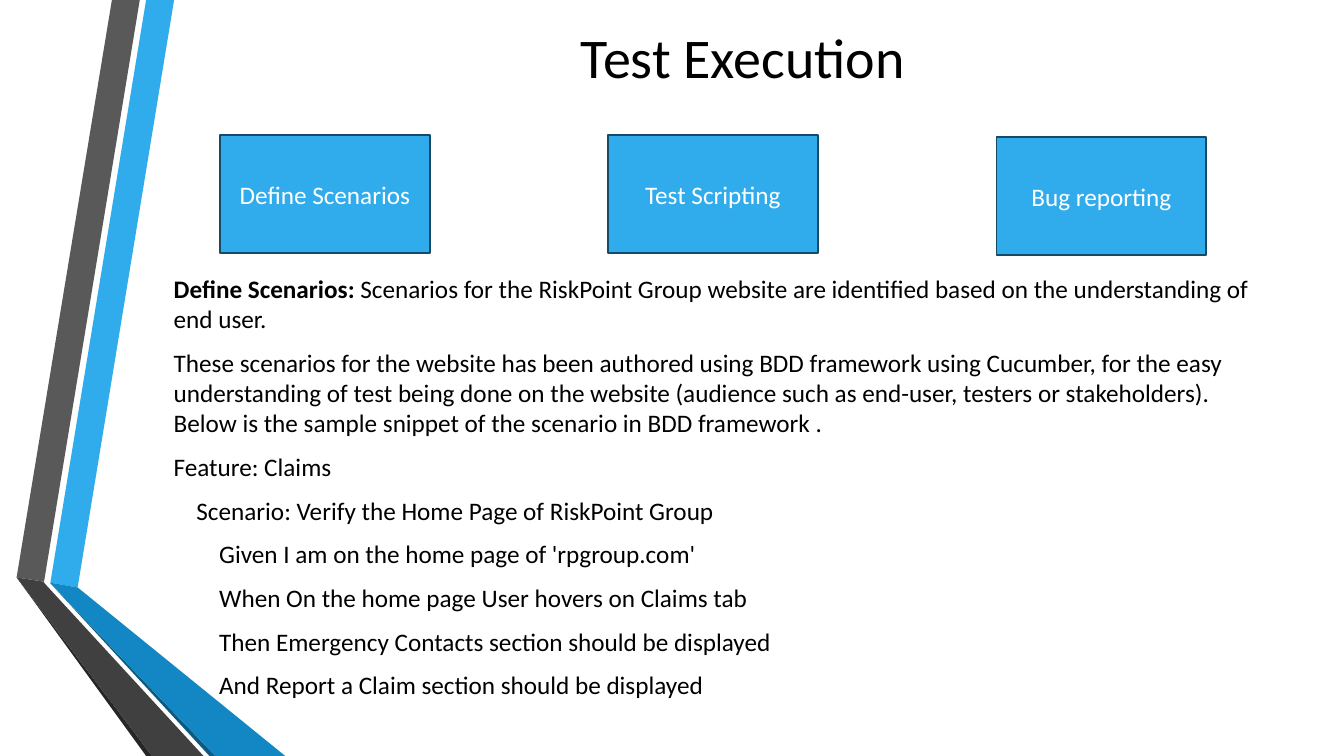
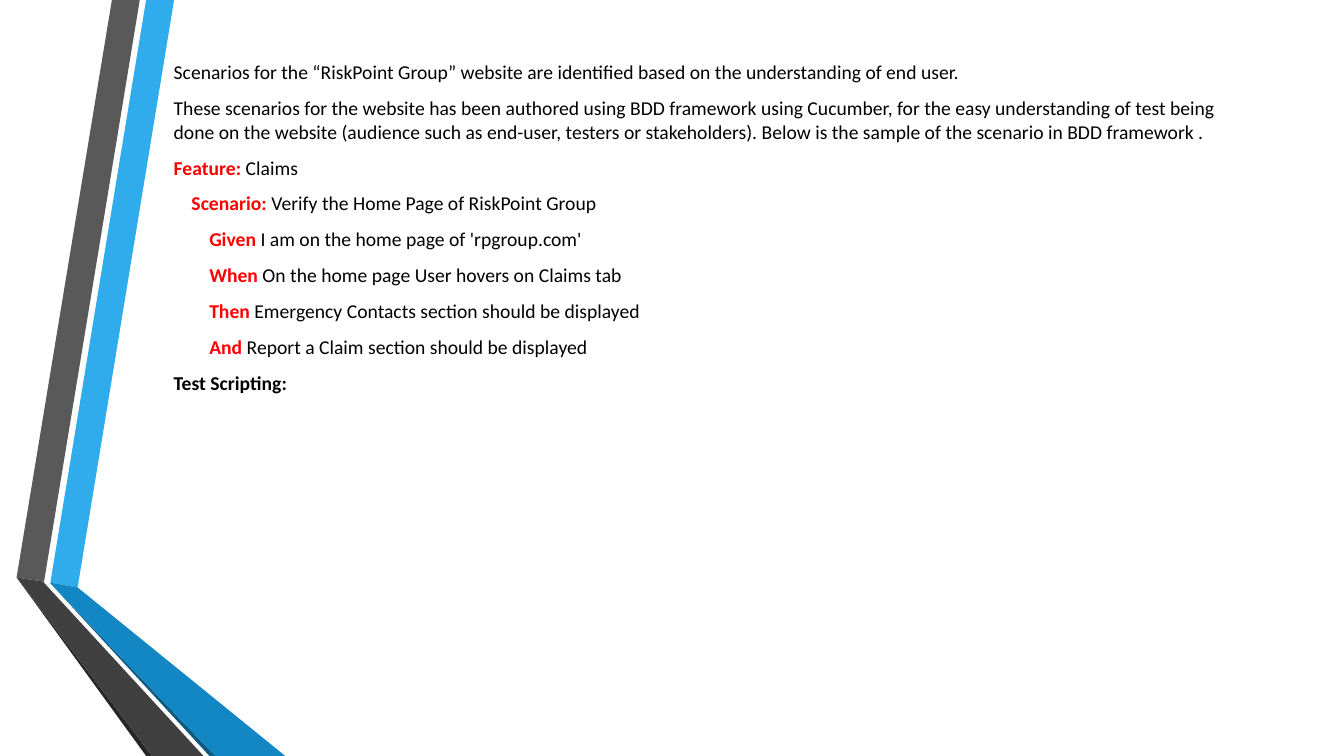
Before and after one commit to rohinitornal/riskpoint, a slide deck: slide 8 of SW Test Demo.pptx (slide 6 before the commit). Drawn at 1344x756 pixels with LibreOffice and Linux fonts; fonts in the diff are those of the drawing; background and template pictures are left out. Boxes give left, top, right and bottom in pixels: in the first picture for what was removed or moved away, otherwise in the second. Text is boxed around its words. In the diff, an @@ line names an element or a change of style, - is before the commit and + after.

```diff
--- a/SW Test Demo.pptx
+++ b/SW Test Demo.pptx
@@ text "Scenarios for the “RiskPoint Group” ...": place and size @@
-text "Scenarios for the “RiskPoint Group” ..." at (174,280,1248,698)
+text "Scenarios for the “RiskPoint Group” ..." at (174,65,1214,394)
@@ title removed at (581,39,905,79) @@
-Test Execution
@@ text at (174,65,1214,142): text changed; size 18 to 14 pt @@
-Define Scenarios: Scenarios for the RiskPoint Group website are identified based on the understanding of end user.
-These scenarios for the website has been authored using BDD framework using Cucumber, for the easy understanding of test being done on the website (audience such as end-user, testers or stakeholders). Below is the sample snippet of the scenario in BDD framework .
+Scenarios for the “RiskPoint Group” website are identified based on the understanding of end user.
+These scenarios for the website has been authored using BDD framework using Cucumber, for the easy understanding of test being done on the website (audience such as end-user, testers or stakeholders). Below is the sample of the scenario in BDD framework .
@@ rectangle removed at (220,135,430,253) @@
-Define Scenarios
@@ rectangle removed at (608,135,818,253) @@
-Test Scripting
@@ rectangle removed at (997,137,1207,255) @@
-Bug reporting
@@ text at (174,161,640,357): size 18 to 14 pt in "Feature: Claims", "Scenario: Verify the Home Page of RiskPoint ...", "Given I am on the home page ...", "When On the home page User hovers ..." and 2 more places; text colour #000000 to #FF0000, bold on in "Feature:", "Scenario:", "Given", "When" and 2 more places @@
@@ text at (174,376,287,394): paragraph added @@
+Test Scripting:
```
Also in this commit, not shown: 2 other slides changed, 2 slides added, 1 other file.
